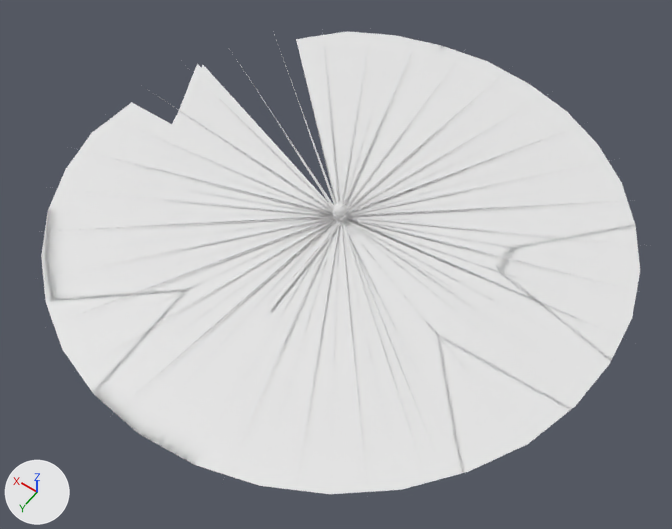
The Blender file Blender files/PlaceableObjects/Placeable_objects.blend, before and after one commit.
The view is the same before and after, from a 50 mm camera at (-15.5, 19.6, 27.3) aimed at (-2.5, 1.4, -1.3). Arrows for +X, +Y and +Z are at lower left; the lights stay in place.

In view in the first picture: 'Bin'.
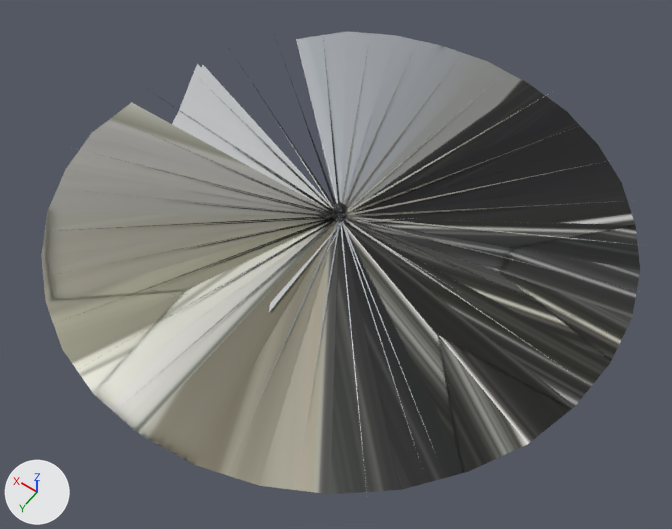
Where the change shows, as pixel boxes (x1, y1, x2, y2) in the pictures (672 x 529 px):
'Bin', recoloured (white to grey)
    both: (41, 31, 640, 494)

What the commit changed:
Picture 'bin_photo.webp' (img_bin_photo_webp) is new.
Material 'BinMaterial' (mat_binmaterial) is new.
Its texture is img_bin_photo_webp.
Its metallic is 0.518.
Its roughness is 0.356.
me_sphere_001 has 4187 vertices, 4683 faces and spans x -1.08..1.08, y -1.08..1.08, z -3.25..0.35.
me_sphere_001 now uses material mat_binmaterial (picture img_bin_photo_webp).
